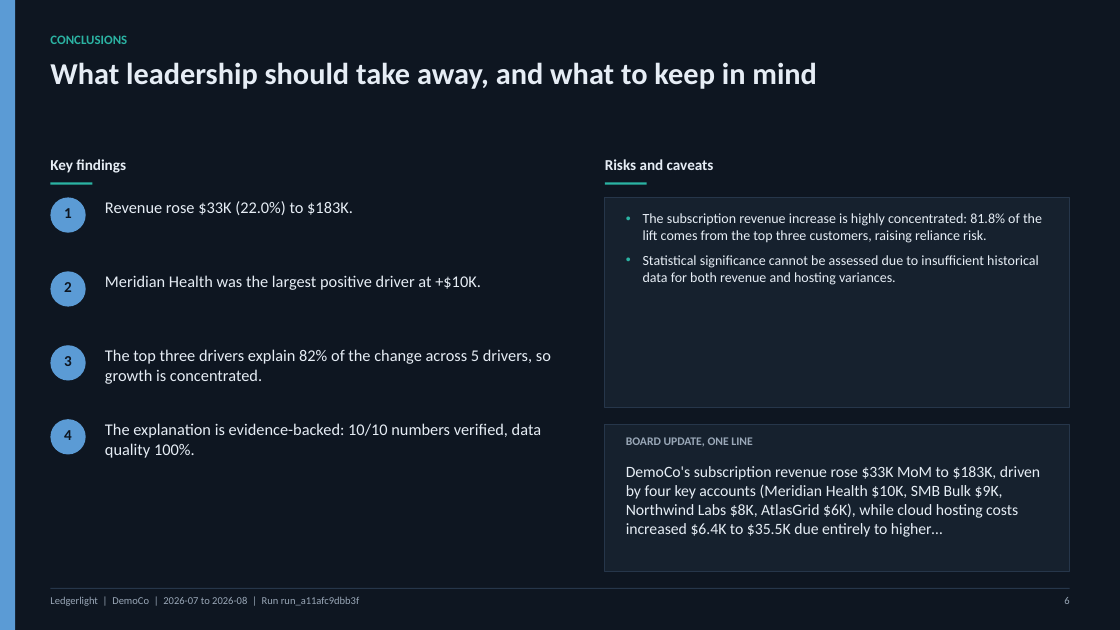
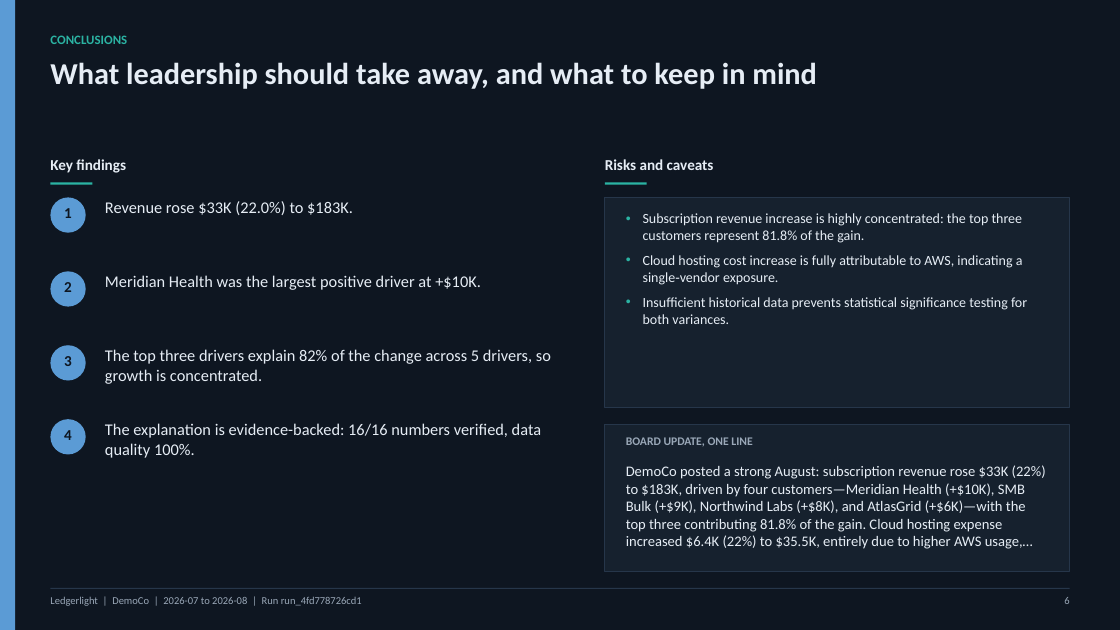
Before and after one commit to prerna1001/CodingRangers-money-talks-hackathon-2026, a slide deck: slide 6 of tmp/deck/dark.pptx. Drawn at 1120x630 pixels with LibreOffice and Linux fonts; fonts in the diff are those of the drawing. Boxes give left, top, right and bottom in pixels: in the first picture for what was removed or moved away, otherwise in the second. Text is boxed around its words. In the diff, an @@ line names an element or a change of style, - is before the commit and + after.

```diff
--- a/tmp/deck/dark.pptx
+++ b/tmp/deck/dark.pptx
@@ text at bbox=[643, 213, 1027, 324]: text changed @@
-• The subscription revenue increase is highly concentrated: 81.8% of the lift comes from the top three customers, raising reliance risk.
-• Statistical significance cannot be assessed due to insufficient historical data for both revenue and hosting variances.
+• Subscription revenue increase is highly concentrated: the top three customers represent 81.8% of the gain.
+• Cloud hosting cost increase is fully attributable to AWS, indicating a single‑vendor exposure.
+• Insufficient historical data prevents statistical significance testing for both variances.
@@ text at bbox=[105, 423, 541, 458]: text changed @@
-The explanation is evidence-backed: 10/10 numbers verified, data quality 100%.
+The explanation is evidence-backed: 16/16 numbers verified, data quality 100%.
@@ text at bbox=[626, 465, 1046, 549]: text changed; size 13.5 to 12.5 pt @@
-DemoCo's subscription revenue rose $33K MoM to $183K, driven by four key accounts (Meridian Health $10K, SMB Bulk $9K, Northwind Labs $8K, AtlasGrid $6K), while cloud hosting costs increased $6.4K to $35.5K due entirely to higher…
+DemoCo posted a strong August: subscription revenue rose $33K (22%) to $183K, driven by four customers—Meridian Health (+$10K), SMB Bulk (+$9K), Northwind Labs (+$8K), and AtlasGrid (+$6K)—with the top three contributing 81.8% of the gain. Cloud hosting expense increased $6.4K (22%) to $35.5K, entirely due to higher AWS usage,…
@@ text at bbox=[50, 597, 362, 606]: text changed @@
-Ledgerlight | DemoCo | 2026-07 to 2026-08 | Run run_a11afc9dbb3f
+Ledgerlight | DemoCo | 2026-07 to 2026-08 | Run run_4fd778726cd1
```
Also in this commit, not shown: 6 other slides changed, 10 other files.
